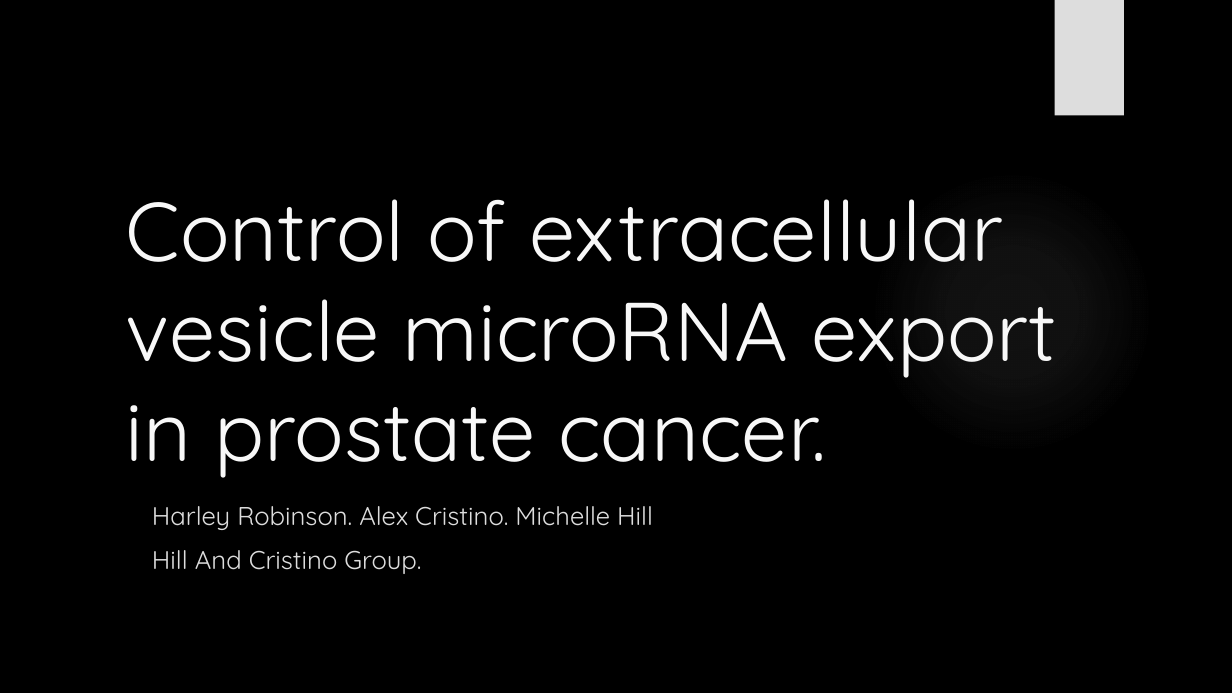
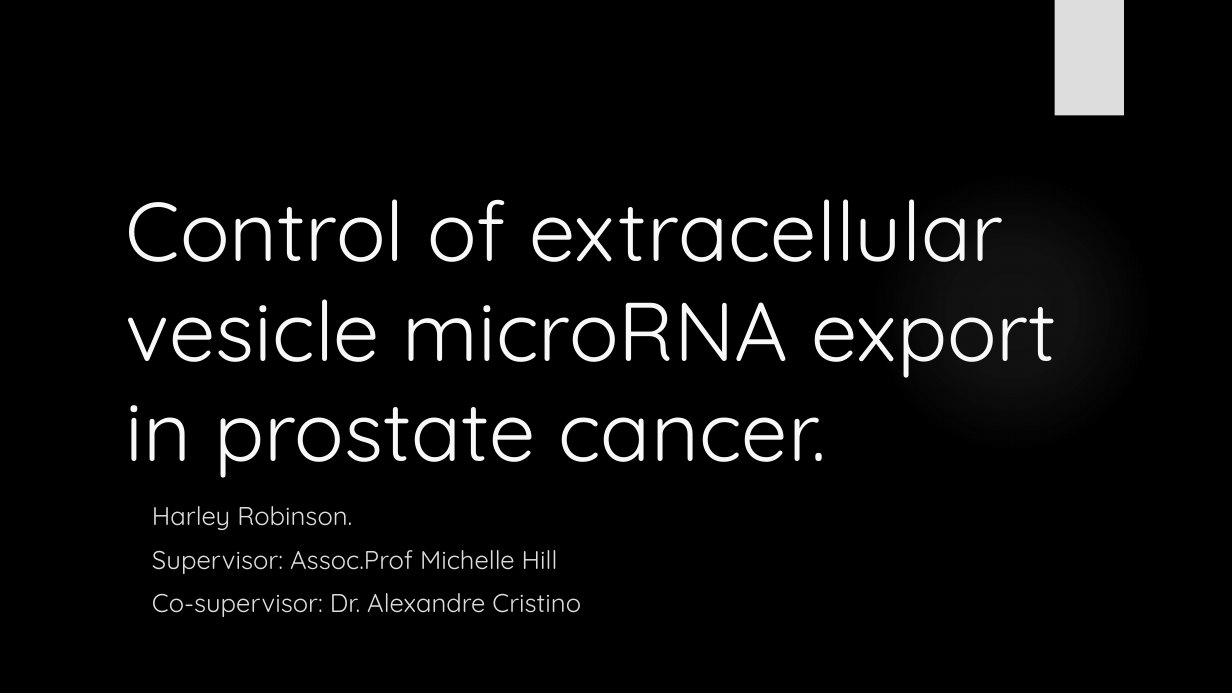
Before and after one commit to HarleyRobinson/Honours2, a slide deck: slide 1 of CollCompBiol.pptx. Drawn at 1232x693 pixels with LibreOffice and Linux fonts; fonts in the diff are those of the drawing; background and template pictures are left out. Boxes give left, top, right and bottom in pixels: in the first picture for what was removed or moved away, otherwise in the second. Text is boxed around its words. In the diff, an @@ line names an element or a change of style, - is before the commit and + after.

```diff
--- a/CollCompBiol.pptx
+++ b/CollCompBiol.pptx
@@ subtitle at bbox=[152, 506, 581, 617]: text changed @@
-Harley Robinson. Alex Cristino. Michelle Hill
-Hill And Cristino Group.
+Harley Robinson.
+Supervisor: Assoc.Prof Michelle Hill
+Co-supervisor: Dr. Alexandre Cristino
```
Also in this commit, not shown: 1 other slide changed, 35 other files.
